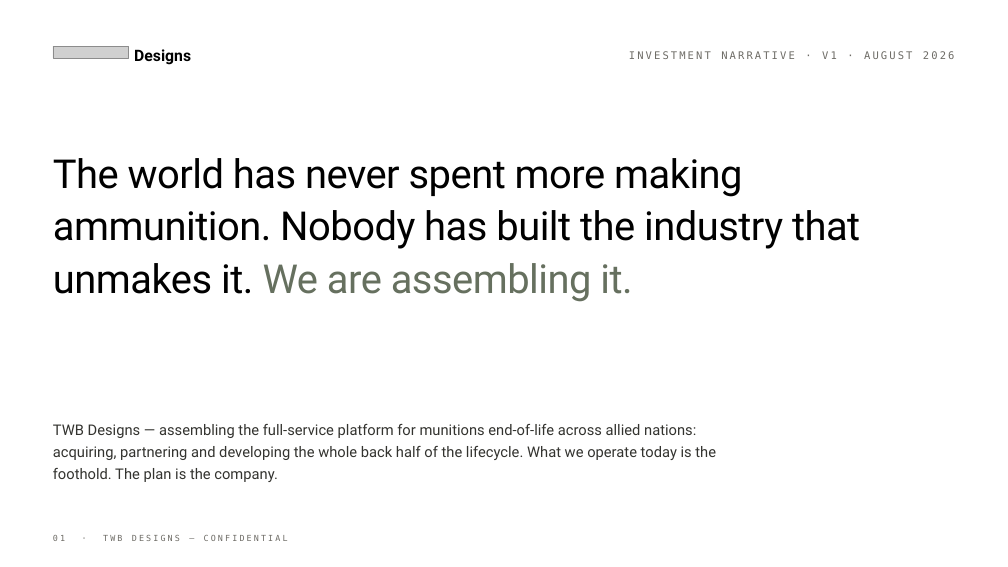
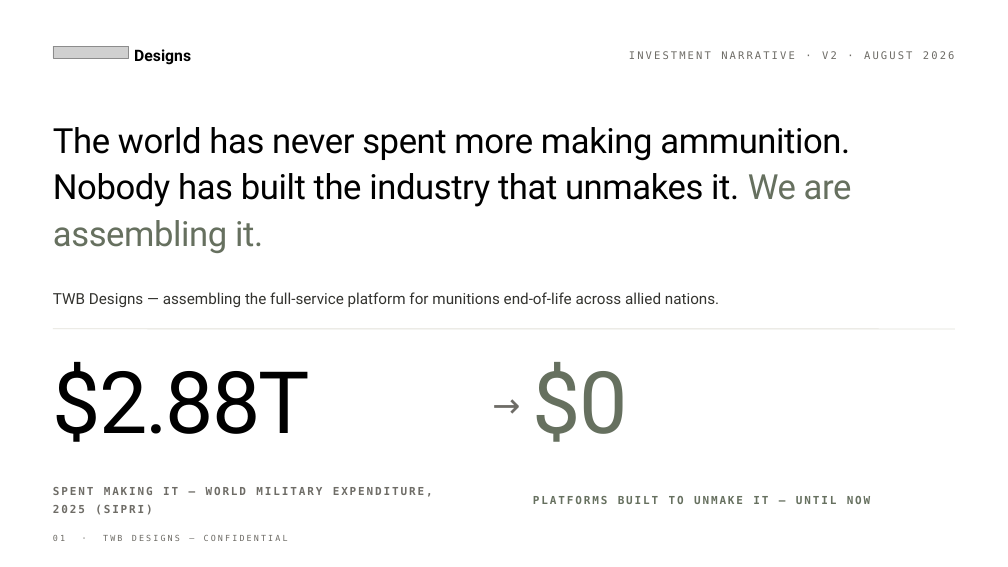
Before and after one commit to tomyouzwyshyn/TWB-Designs, a slide deck: slide 1 of deck/TWB_Investment_Deck.pptx. Drawn at 1008x567 pixels with LibreOffice and Linux fonts; fonts in the diff are those of the drawing; grey boxes stand for pictures. Boxes give left, top, right and bottom in pixels: in the first picture for what was removed or moved away, otherwise in the second. Text is boxed around its words. In the diff, an @@ line names an element or a change of style, - is before the commit and + after.

```diff
--- a/deck/TWB_Investment_Deck.pptx
+++ b/deck/TWB_Investment_Deck.pptx
@@ text at [629,51,955,59]: text changed @@
-INVESTMENT NARRATIVE · V1 · AUGUST 2026
+INVESTMENT NARRATIVE · V2 · AUGUST 2026
@@ text "The world has never spent ...": place and size @@
-text "The world has never spent ..." at [53,158,860,302]
+text "The world has never spent ..." at [53,127,852,253]
@@ text "The world has never spent ..." at [53,127,852,253]: size 38 to 33 pt, letter spacing -0.5 to -0.4 pt; line spacing 1.1 to 1.12 @@
@@ text added at [53,292,719,307], 14.5 pt, text #33332F @@
+TWB Designs — assembling the full-service platform for munitions end-of-life across allied nations.
@@ line added from (53, 329) to (955, 329), #E2E1DA 0.75 pt @@
@@ text added at [53,362,310,442], 82 pt, text #000000 @@
+$2.88T
@@ text added at [480,371,533,439], 32 pt, text #6E6C66 @@
+→
@@ text added at [533,362,628,442], 82 pt, text #66705F @@
+$0
@@ text removed at [53,424,716,482] @@
-TWB Designs — assembling the full-service platform for munitions end-of-life across allied nations: acquiring, partnering and developing the whole back half of the lifecycle. What we operate today is the foothold. The plan is the company.
@@ text added at [53,487,433,515], 10.5 pt, text #6E6C66, bold @@
+SPENT MAKING IT — WORLD MILITARY EXPENDITURE, 2025 (SIPRI)
@@ text added at [533,496,871,504], 10.5 pt, text #66705F, bold @@
+PLATFORMS BUILT TO UNMAKE IT — UNTIL NOW
```
Also in this commit, not shown: 14 other slides changed.
